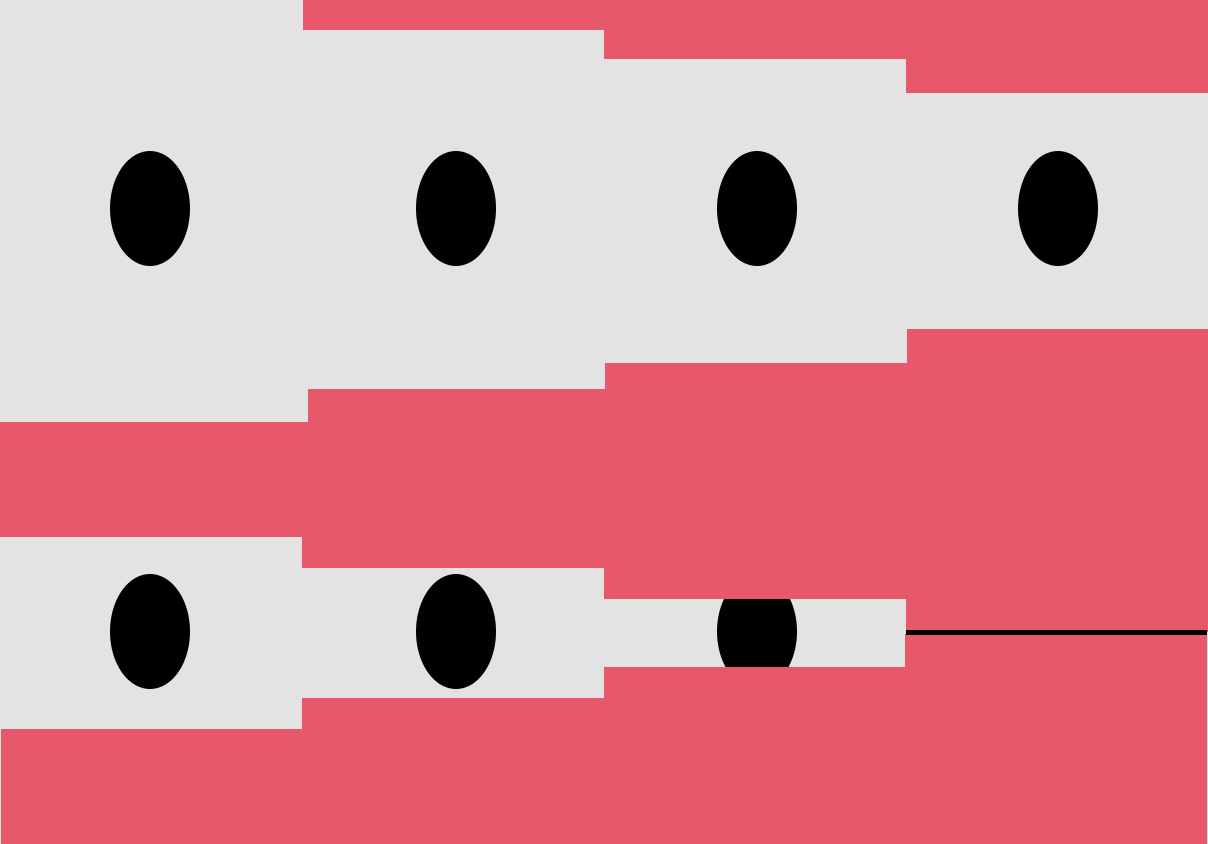
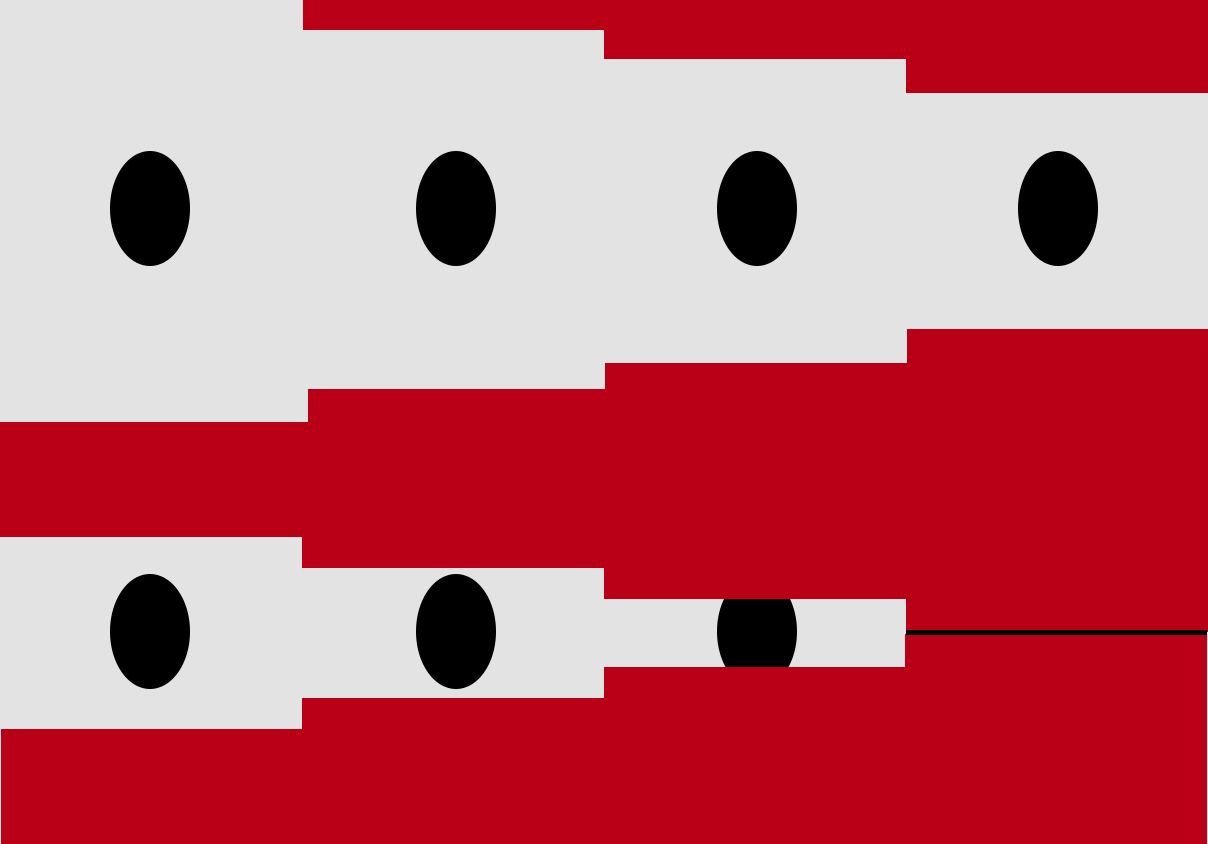
Layers edited between the first and the second 1208px x 844px image:
painted on "Прямоугольник 1 копия 13" over <box>0,0,1208,844</box>
